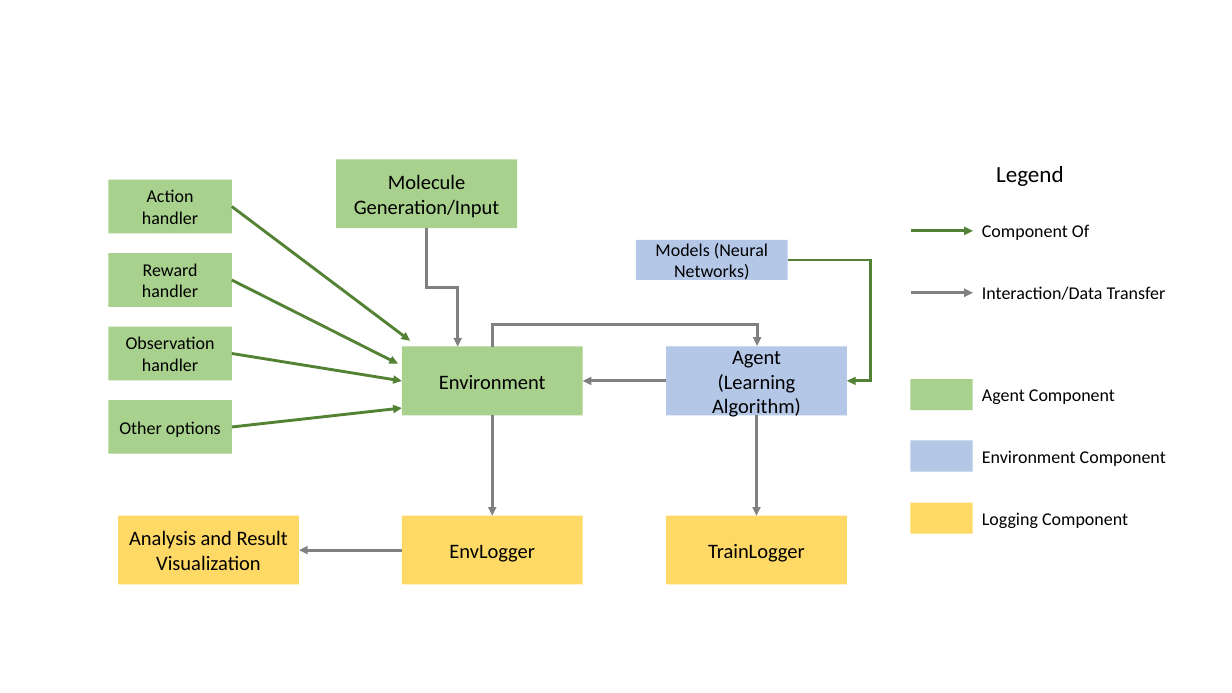
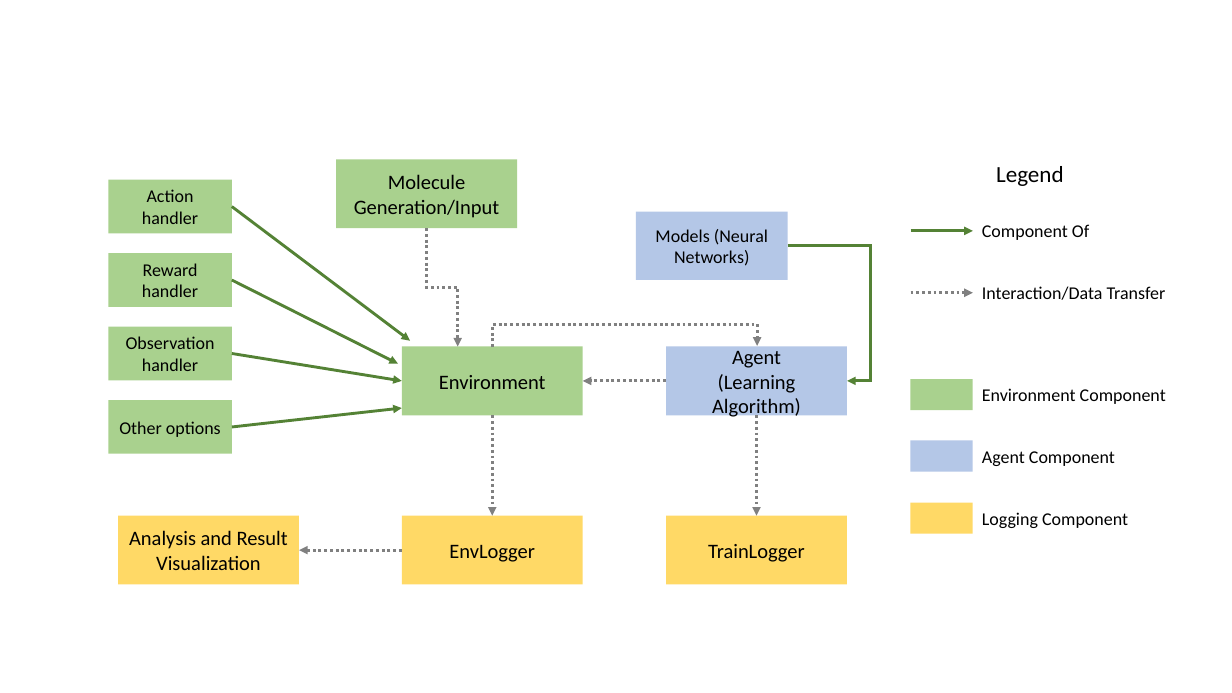
Before and after one commit to runxuanjiang/torsionnet_mloss_paper, a slide deck: slide 1 of fig1.pptx. Drawn at 1232x693 pixels with LibreOffice and Linux fonts; fonts in the diff are those of the drawing. Boxes give left, top, right and bottom in pixels: in the first picture for what was removed or moved away, otherwise in the second. Text is boxed around its words. In the diff, an @@ line names an element or a change of style, - is before the commit and + after.

```diff
--- a/fig1.pptx
+++ b/fig1.pptx
@@ elbow arrow (427, 228) - (457, 347): stroke #808080 2.25 pt to #808080 2.25 pt dashed @@
@@ rectangle "Models (Neural Networks)": place and size @@
-rectangle "Models (Neural Networks)" at [636, 240, 787, 280]
+rectangle "Models (Neural Networks)" at [636, 212, 787, 280]
@@ elbow arrow moved from (788, 260) - (848, 381) to (788, 246) - (848, 381) @@
@@ arrow (910, 293) - (973, 293): stroke #808080 2.25 pt to #808080 2.25 pt dashed @@
@@ elbow arrow (493, 348) - (757, 346): stroke #808080 2.25 pt to #808080 2.25 pt dashed @@
@@ arrow (666, 381) - (583, 381): stroke #808080 2.25 pt to #808080 2.25 pt dashed @@
@@ text at [982, 388, 1166, 404]: text changed @@
-Agent Component
+Environment Component
@@ arrow (493, 415) - (493, 516): stroke #808080 2.25 pt to #808080 2.25 pt dashed @@
@@ arrow (757, 415) - (757, 516): stroke #808080 2.25 pt to #808080 2.25 pt dashed @@
@@ text at [982, 451, 1115, 466]: text changed @@
-Environment Component
+Agent Component
@@ arrow (402, 550) - (299, 550): stroke #808080 2.25 pt to #808080 2.25 pt dashed @@
```
Also in this commit, not shown: 3 other files.
